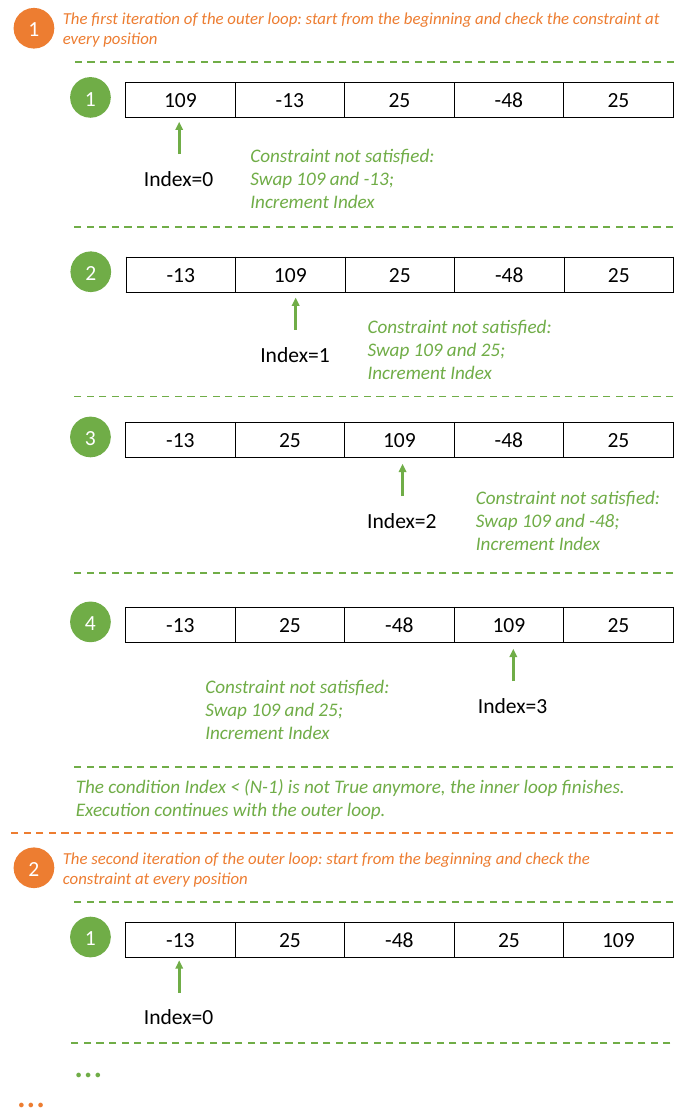
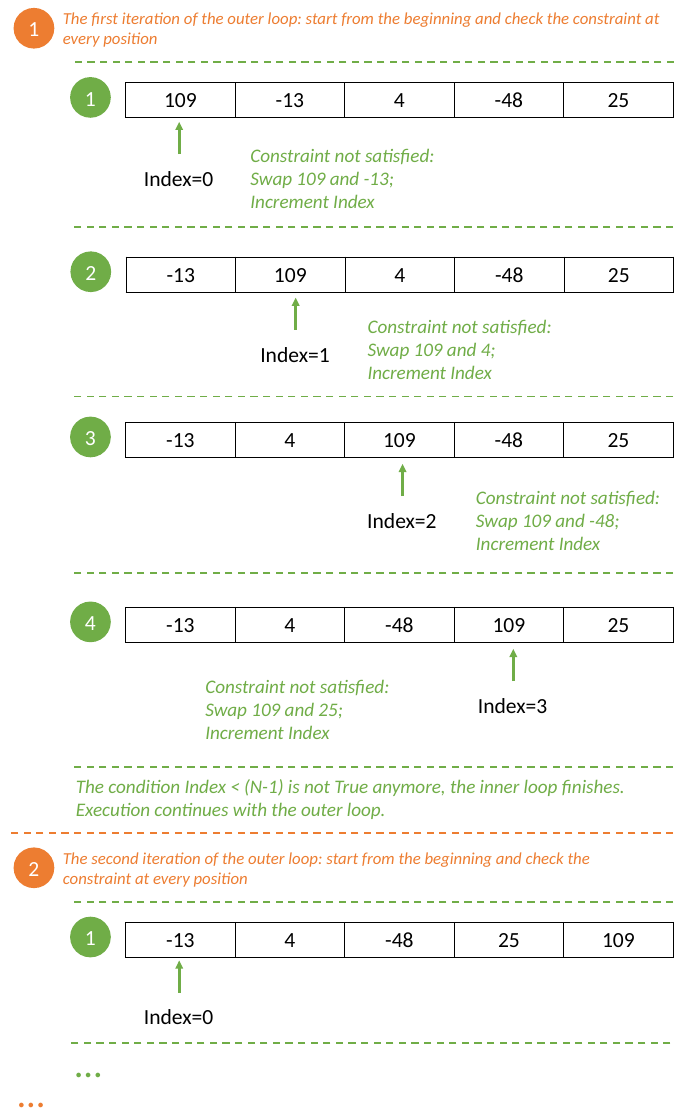
Before and after one commit to sinankalkan/CENG240, a slide deck: slide 1 of figures/ch6_bubble_sort.pptx. Drawn at 679x1120 pixels with LibreOffice and Linux fonts; fonts in the diff are those of the drawing. Boxes give left, top, right and bottom in pixels: in the first picture for what was removed or moved away, otherwise in the second. Text is boxed around its words. In the diff, an @@ line names an element or a change of style, - is before the commit and + after.

```diff
--- a/figures/ch6_bubble_sort.pptx
+++ b/figures/ch6_bubble_sort.pptx
@@ table at (x1=126, y1=83, x2=674, y2=451) @@
-row 1, column 3: 25
+row 1, column 3: 4
@@ table at (x1=126, y1=257, x2=674, y2=636) @@
-row 1, column 3: 25
+row 1, column 3: 4
@@ text at (x1=368, y1=342, x2=496, y2=359): text changed @@
-Swap 109 and 25;
+Swap 109 and 4;
@@ table at (x1=126, y1=423, x2=674, y2=636) @@
-row 1, column 2: 25
+row 1, column 2: 4
@@ table at (x1=126, y1=607, x2=674, y2=951) @@
-row 1, column 2: 25
+row 1, column 2: 4
@@ table at (x1=126, y1=923, x2=674, y2=959) @@
-row 1, column 2: 25
+row 1, column 2: 4
```
Also in this commit, not shown: 1 other file.
